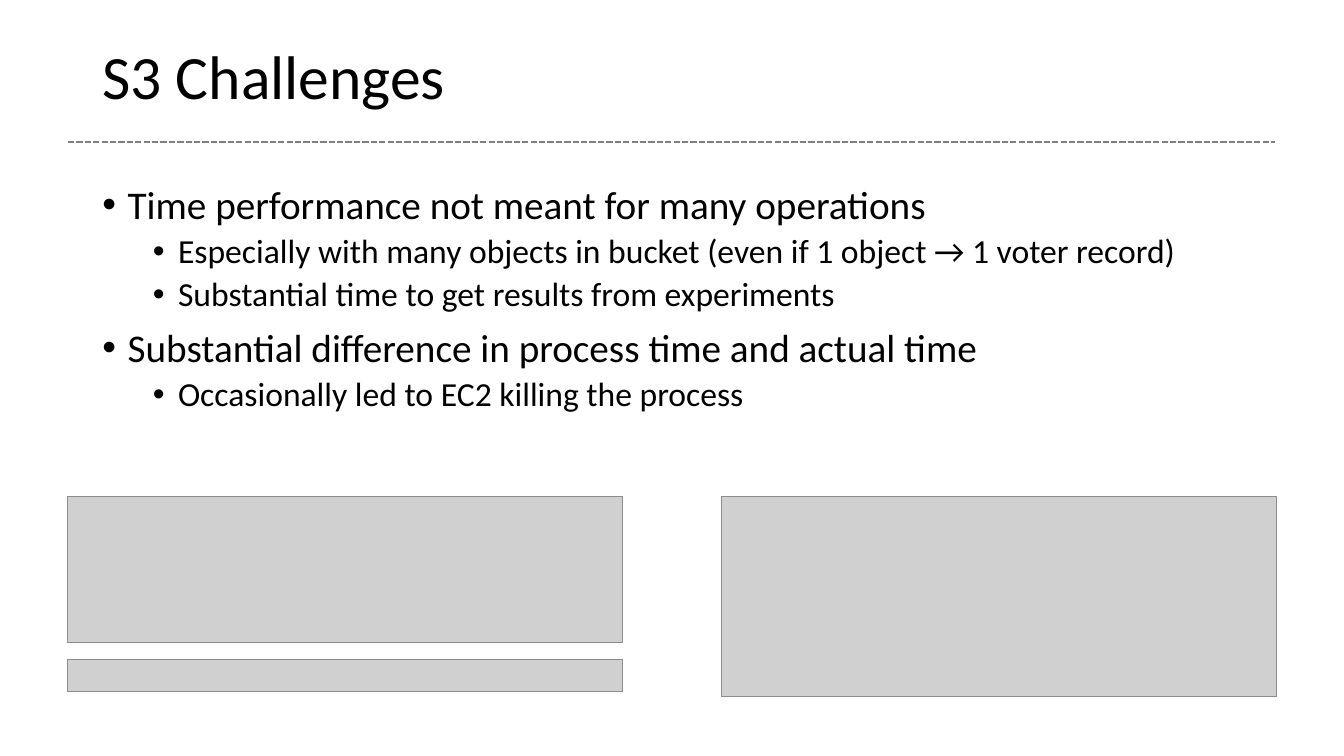
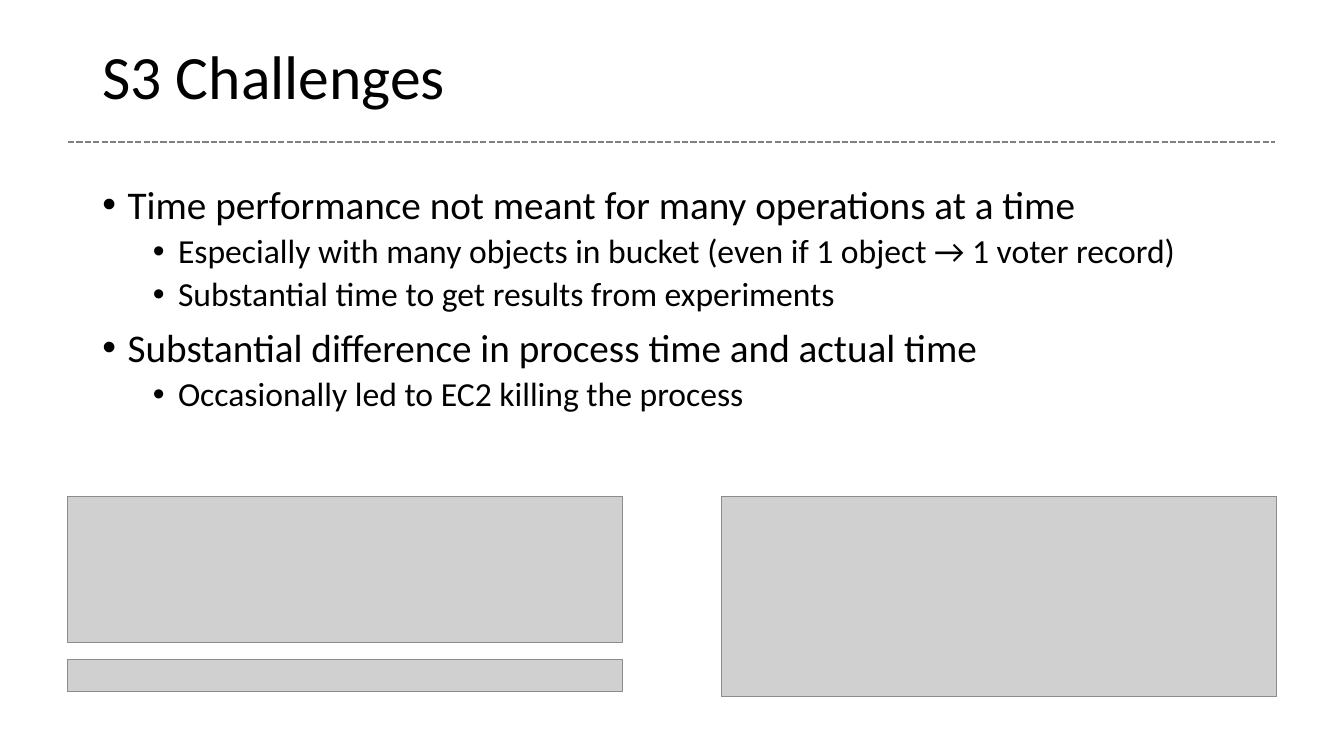
Before and after one commit to glenntu15/BuildVoterDatabase, a slide deck: slide 22 of Proj_presentation.pptx. Drawn at 1344x756 pixels with LibreOffice and Linux fonts; fonts in the diff are those of the drawing; grey boxes stand for pictures. Boxes give left, top, right and bottom in pixels: in the first picture for what was removed or moved away, otherwise in the second. Text is boxed around its words. In the diff, an @@ line names an element or a change of style, - is before the commit and + after.

```diff
--- a/Proj_presentation.pptx
+++ b/Proj_presentation.pptx
@@ text at [128,192,1075,226]: text changed @@
-• Time performance not meant for many operations
+• Time performance not meant for many operations at a time
```
Also in this commit, not shown: 2 other slides changed.
